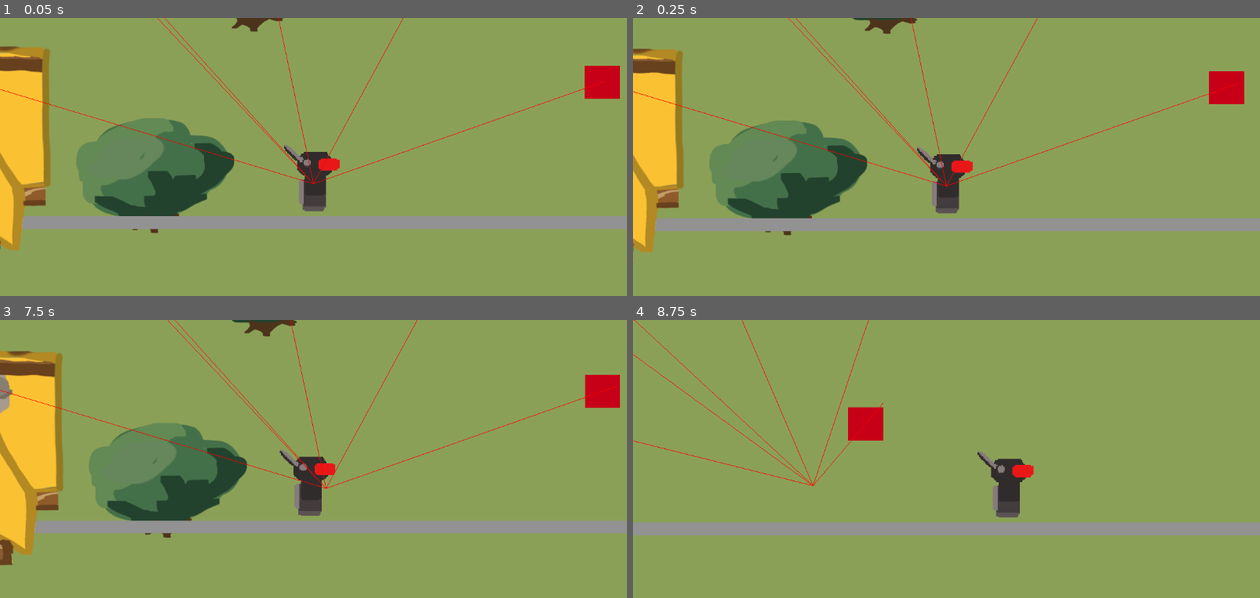
Above: before the commit, frames 1-4 (two rows, left to right).
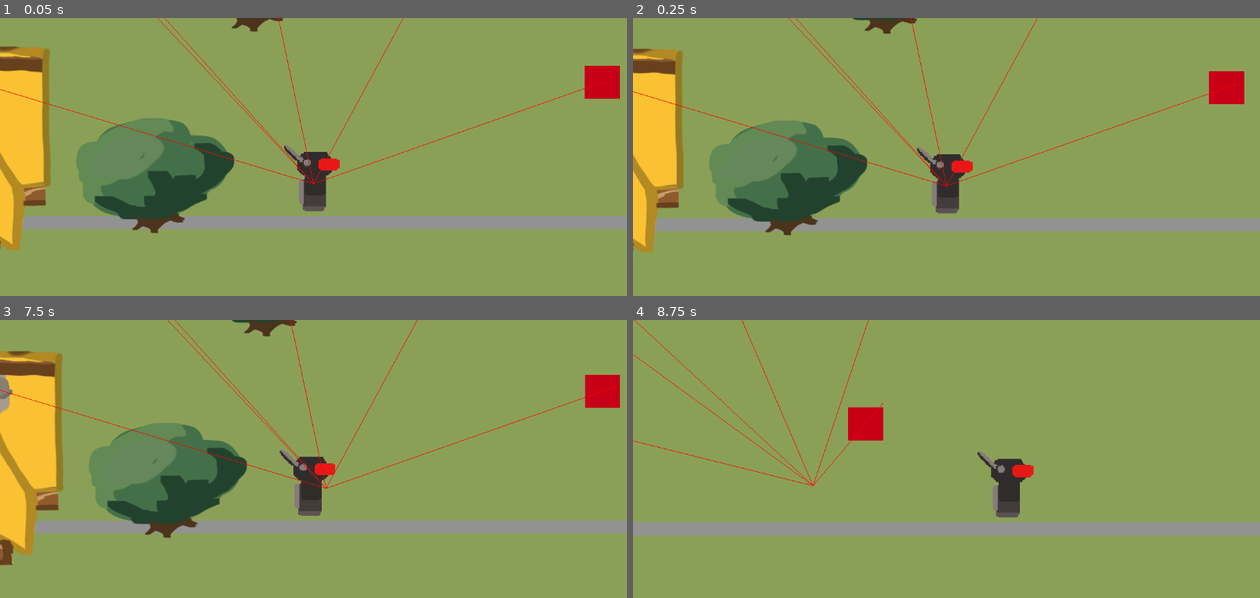
Above: after the commit, the same moments.

Repository: sophieTheProgrammer/queblejam
Game: Godot game, scene res://scenes/level_1.tscn
Same seed, same stepped clock (60 frames per second), same inputs: the game is played once before the commit and once after it.
Inputs:
- Up to frame 1 (0.05 s): no input
- Up to frame 2 (0.25 s): no input
- Up to frame 3 (7.5 s): hold Right (Right) 0.53-2.03 s; tap Space (Jump) at 0.77, 1.52, 3.02, 3.77, 4.52, 6.02, 6.77 s; hold Left (Left) 2.03-2.78 s; hold Right (Right) 2.78-4.28 s; hold Left (Left) 4.28-5.03 s; hold Right (Right) 5.03-5.78 s; hold Left (Left) 5.78-7.28 s; hold Right (Right) from 7.28 s (still down)
- Up to frame 4 (8.75 s): keep holding Right (Right); tap Space (Jump) at 7.52 s

The runs differ from the first frame. In frame 1, 0.3% of the frame differs, in the area x 19-30%, y 71-77%; in frame 2, 0.3%; in frame 3, 0.3%; in frame 4, nothing differs.

Commit message:
cleanup scene tree and project files

Diff:
--- /dev/null
+++ b/scenes/game.tscn
@@ -0,0 +1,70 @@
+[gd_scene format=3 uid="uid://cxrhq3o4y5031"]
+
+[ext_resource type="PackedScene" uid="uid://fqnpaxidr784" path="res://scenes/player.tscn" id="1_80nbo"]
+[ext_resource type="PackedScene" uid="uid://bey60bmk2kegn" path="res://scenes/tree.tscn" id="1_e2o6t"]
+[ext_resource type="PackedScene" uid="uid://ciuakvp37r8bx" path="res://scenes/enemy.tscn" id="1_feb5d"]
+[ext_resource type="PackedScene" uid="uid://c8nmx000lemsv" path="res://scenes/portal.tscn" id="4_lbhrr"]
+[ext_resource type="Script" uid="uid://cxjff7owyceba" path="res://scripts/game_manager.gd" id="5_iywne"]
+[ext_resource type="PackedScene" uid="uid://cn2rabxmse2ls" path="res://scenes/house.tscn" id="6_p57ef"]
+
+[sub_resource type="WorldBoundaryShape2D" id="WorldBoundaryShape2D_80nbo"]
+
+[sub_resource type="NavigationPolygon" id="NavigationPolygon_feb5d"]
+vertices = PackedVector2Array(841.52344, -1471.8672, 1116.9609, 8.953125, -2663.4219, -5.953125, -2593.4297, -1237.1719, -940.27344, -1669.8516)
+polygons = Array[PackedInt32Array]([PackedInt32Array(0, 1, 2, 3, 4)])
+outlines = Array[PackedVector2Array]([PackedVector2Array(-2603, -1245, -2674, 4, 1129, 19, 850, -1481, -941, -1680)])
+
+[node name="game" type="Node2D" unique_id=200994837]
+
+[node name="enemy" parent="." unique_id=1635071808 node_paths=PackedStringArray("Goal") instance=ExtResource("1_feb5d")]
+position = Vector2(1115, -892)
+Goal = NodePath("../player")
+
+[node name="player" parent="." unique_id=575009404 instance=ExtResource("1_80nbo")]
+position = Vector2(-27, -123)
+
+[node name="tree" parent="." unique_id=1293499122 instance=ExtResource("1_e2o6t")]
+position = Vector2(-598, -151)
+
+[node name="tree2" parent="." unique_id=1956730079 instance=ExtResource("1_e2o6t")]
+position = Vector2(-2110, -690)
+
+[node name="tree3" parent="." unique_id=593895605 instance=ExtResource("1_e2o6t")]
+position = Vector2(-1431, -305)
+
+[node name="tree4" parent="." unique_id=1082649861 instance=ExtResource("1_e2o6t")]
+position = Vector2(-912, -1142)
+
+[node name="StaticBody2D" type="StaticBody2D" parent="." unique_id=743750651]
+
+[node name="CollisionShape2D" type="CollisionShape2D" parent="StaticBody2D" unique_id=260387551]
+shape = SubResource("WorldBoundaryShape2D_80nbo")
+
+[node name="ColorRect" type="ColorRect" parent="StaticBody2D" unique_id=860932114]
+offset_left = -2600.0
+offset_top = -6.0
+offset_right = 3763.0
+offset_bottom = 40.0
+color = Color(0.5709799, 0.5709799, 0.5709799, 1)
+
+[node name="portal" parent="." unique_id=452576932 instance=ExtResource("4_lbhrr")]
+position = Vector2(-795, -1782)
+
+[node name="game_manager" type="Node2D" parent="." unique_id=474106210]
+script = ExtResource("5_iywne")
+
+[node name="UntitledArtwork" type="Sprite2D" parent="." unique_id=944416996]
+position = Vector2(1921, -397)
+
+[node name="house" parent="." unique_id=273667713 instance=ExtResource("6_p57ef")]
+position = Vector2(329, -196)
+
+[node name="NavigationRegion2D" type="NavigationRegion2D" parent="." unique_id=1527148839]
+visible = false
+navigation_polygon = SubResource("NavigationPolygon_feb5d")
+
+[node name="Camera2D" type="Camera2D" parent="." unique_id=1732282222]
+
+[node name="Node" type="Node" parent="." unique_id=1309483787]
+
+[connection signal="player_entered" from="portal" to="game_manager" method="_on_portal_player_entered"]
--- a/scenes/level_1.tscn
+++ b/scenes/level_1.tscn
@@ -19,61 +19,36 @@
 [node name="NavigationRegion2D" type="NavigationRegion2D" parent="." unique_id=1527148839]
 navigation_polygon = SubResource("NavigationPolygon_feb5d")
 
-[node name="enemy" parent="." unique_id=1635071808 node_paths=PackedStringArray("Goal") instance=ExtResource("1_fcfvj")]
-position = Vector2(1018, -491)
-Goal = NodePath("../player")
-
-[node name="enemy2" parent="." unique_id=1707054168 node_paths=PackedStringArray("Goal") instance=ExtResource("1_fcfvj")]
-position = Vector2(-1590, -1787)
-Goal = NodePath("../player")
-
-[node name="enemy3" parent="." unique_id=260847523 node_paths=PackedStringArray("Goal") instance=ExtResource("1_fcfvj")]
-position = Vector2(-687, -3254)
-Goal = NodePath("../player")
-
-[node name="enemy4" parent="." unique_id=1602384937 node_paths=PackedStringArray("Goal") instance=ExtResource("1_fcfvj")]
-position = Vector2(1708, -3335)
-Goal = NodePath("../player")
-
-[node name="enemy5" parent="." unique_id=686659329 node_paths=PackedStringArray("Goal") instance=ExtResource("1_fcfvj")]
-position = Vector2(-3411, -3901)
-Goal = NodePath("../player")
-
-[node name="enemy6" parent="." unique_id=1714825732 node_paths=PackedStringArray("Goal") instance=ExtResource("1_fcfvj")]
-position = Vector2(-3565, -1191)
-Goal = NodePath("../player")
-
 [node name="player" parent="." unique_id=575009404 instance=ExtResource("2_pa8r4")]
 position = Vector2(-27, -123)
 
-[node name="tree" parent="." unique_id=1293499122 instance=ExtResource("3_15mv3")]
+[node name="Tree" type="Node" parent="." unique_id=564110298]
+
+[node name="tree" parent="Tree" unique_id=1293499122 instance=ExtResource("3_15mv3")]
 position = Vector2(-598, -151)
 
-[node name="tree2" parent="." unique_id=1956730079 instance=ExtResource("3_15mv3")]
+[node name="tree2" parent="Tree" unique_id=1956730079 instance=ExtResource("3_15mv3")]
 position = Vector2(-2110, -690)
 
-[node name="tree3" parent="." unique_id=593895605 instance=ExtResource("3_15mv3")]
+[node name="tree3" parent="Tree" unique_id=593895605 instance=ExtResource("3_15mv3")]
 position = Vector2(-240, -879)
 
-[node name="tree8" parent="." unique_id=1846803899 instance=ExtResource("3_15mv3")]
+[node name="tree8" parent="Tree" unique_id=1846803899 instance=ExtResource("3_15mv3")]
 position = Vector2(-2261, -1772)
 
-[node name="tree9" parent="." unique_id=738252183 instance=ExtResource("3_15mv3")]
+[node name="tree9" parent="Tree" unique_id=738252183 instance=ExtResource("3_15mv3")]
 position = Vector2(-2349, -3311)
 
-[node name="tree6" parent="." unique_id=1383033411 instance=ExtResource("3_15mv3")]
+[node name="tree6" parent="Tree" unique_id=1383033411 instance=ExtResource("3_15mv3")]
 position = Vector2(-1461, -2337)
 
-[node name="tree6" parent="tree6" unique_id=1426032121 instance=ExtResource("3_15mv3")]
-position = Vector2(-1657, -487)
-
-[node name="tree7" parent="." unique_id=1177807440 instance=ExtResource("3_15mv3")]
+[node name="tree7" parent="Tree" unique_id=1177807440 instance=ExtResource("3_15mv3")]
 position = Vector2(-769, -1958)
 
-[node name="tree5" parent="." unique_id=1281635400 instance=ExtResource("3_15mv3")]
+[node name="tree5" parent="Tree" unique_id=1281635400 instance=ExtResource("3_15mv3")]
 position = Vector2(67, -2585)
 
-[node name="tree4" parent="." unique_id=1082649861 instance=ExtResource("3_15mv3")]
+[node name="tree4" parent="Tree" unique_id=1082649861 instance=ExtResource("3_15mv3")]
 position = Vector2(876, -2433)
 
 [node name="StaticBody2D" type="StaticBody2D" parent="." unique_id=743750651]
@@ -94,31 +69,56 @@
 [node name="game_manager" type="Node2D" parent="." unique_id=474106210]
 script = ExtResource("5_2y5yt")
 
-[node name="UntitledArtwork" type="Sprite2D" parent="." unique_id=944416996]
-position = Vector2(1921, -397)
+[node name="House" type="Node" parent="." unique_id=1416592367]
 
-[node name="house6" parent="." unique_id=273667713 instance=ExtResource("6_2os1m")]
-position = Vector2(-1208, -3909)
+[node name="house6" parent="House" unique_id=273667713 instance=ExtResource("6_2os1m")]
+position = Vector2(-1322, -3664)
 scale = Vector2(1, 1)
 
-[node name="house5" parent="." unique_id=226044333 instance=ExtResource("6_2os1m")]
+[node name="house5" parent="House" unique_id=226044333 instance=ExtResource("6_2os1m")]
 position = Vector2(-4043, -2262)
 scale = Vector2(1, 1)
 
-[node name="house4" parent="." unique_id=581569659 instance=ExtResource("6_2os1m")]
+[node name="house4" parent="House" unique_id=581569659 instance=ExtResource("6_2os1m")]
 position = Vector2(-3073, -1921)
 scale = Vector2(1, 1)
 
-[node name="house3" parent="." unique_id=1505400630 instance=ExtResource("6_2os1m")]
+[node name="house3" parent="House" unique_id=1505400630 instance=ExtResource("6_2os1m")]
 position = Vector2(1709, -1844)
 scale = Vector2(1, 1)
 
-[node name="house2" parent="." unique_id=381925926 instance=ExtResource("6_2os1m")]
+[node name="house2" parent="House" unique_id=381925926 instance=ExtResource("6_2os1m")]
 position = Vector2(644, -1334)
 scale = Vector2(1, 1)
 
-[node name="house" parent="." unique_id=822725947 instance=ExtResource("6_2os1m")]
+[node name="house" parent="House" unique_id=822725947 instance=ExtResource("6_2os1m")]
 position = Vector2(-1366, -233)
 scale = Vector2(1, 1)
 
+[node name="Node" type="Node" parent="." unique_id=167082925]
+
+[node name="enemy" parent="Node" unique_id=1635071808 node_paths=PackedStringArray("Goal") instance=ExtResource("1_fcfvj")]
+position = Vector2(1018, -491)
+Goal = NodePath("../../player")
+
+[node name="enemy2" parent="Node" unique_id=1707054168 node_paths=PackedStringArray("Goal") instance=ExtResource("1_fcfvj")]
+position = Vector2(-1590, -1787)
+Goal = NodePath("../../player")
+
+[node name="enemy3" parent="Node" unique_id=260847523 node_paths=PackedStringArray("Goal") instance=ExtResource("1_fcfvj")]
+position = Vector2(-687, -3254)
+Goal = NodePath("../../player")
+
+[node name="enemy4" parent="Node" unique_id=1602384937 node_paths=PackedStringArray("Goal") instance=ExtResource("1_fcfvj")]
+position = Vector2(1708, -3335)
+Goal = NodePath("../../player")
+
+[node name="enemy5" parent="Node" unique_id=686659329 node_paths=PackedStringArray("Goal") instance=ExtResource("1_fcfvj")]
+position = Vector2(-3411, -3901)
+Goal = NodePath("../../player")
+
+[node name="enemy6" parent="Node" unique_id=1714825732 node_paths=PackedStringArray("Goal") instance=ExtResource("1_fcfvj")]
+position = Vector2(-3565, -1191)
+Goal = NodePath("../../player")
+
 [connection signal="player_entered" from="portal" to="game_manager" method="_on_portal_player_entered"]
Not shown: 1 places in scenes/level_1.tscn that only renumber resources
